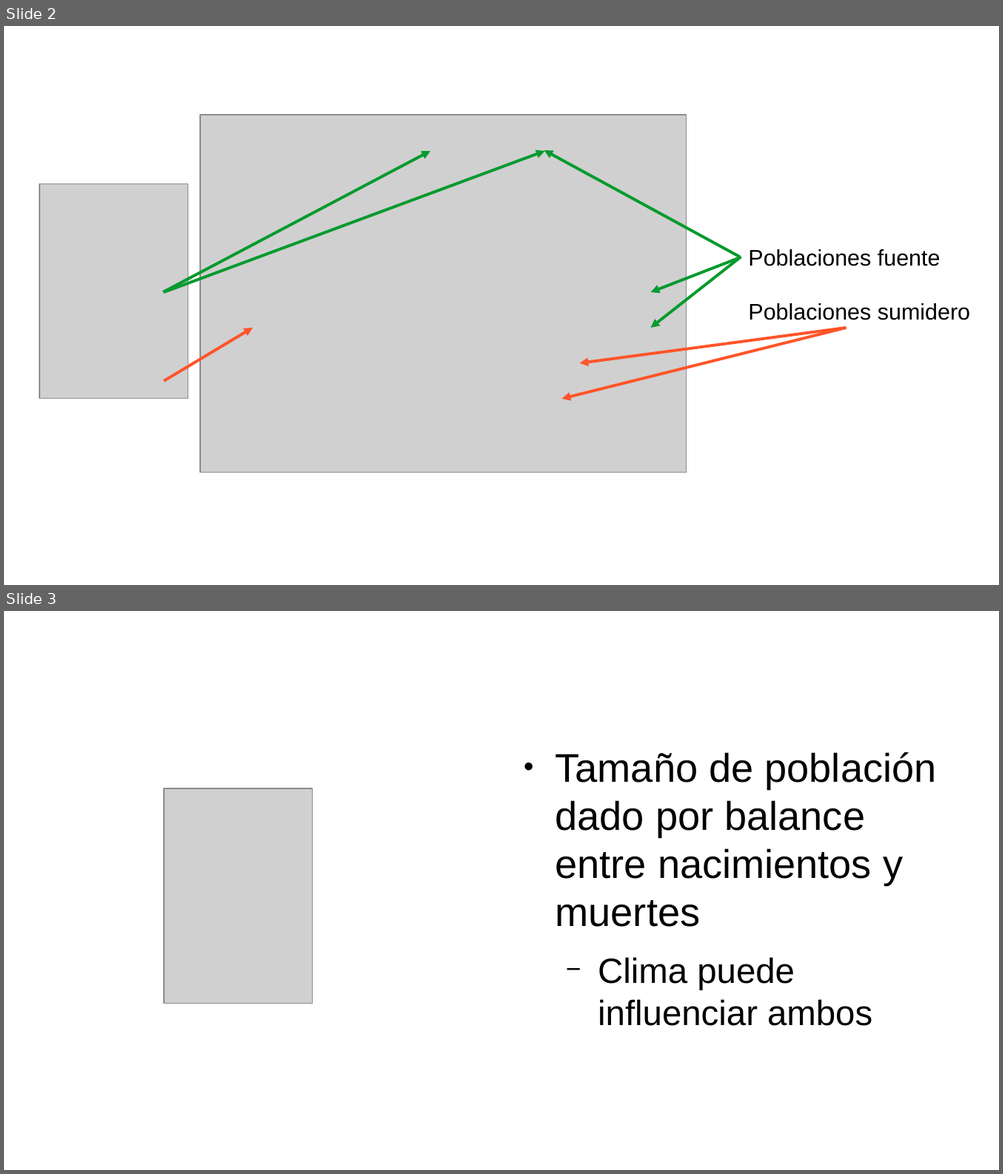
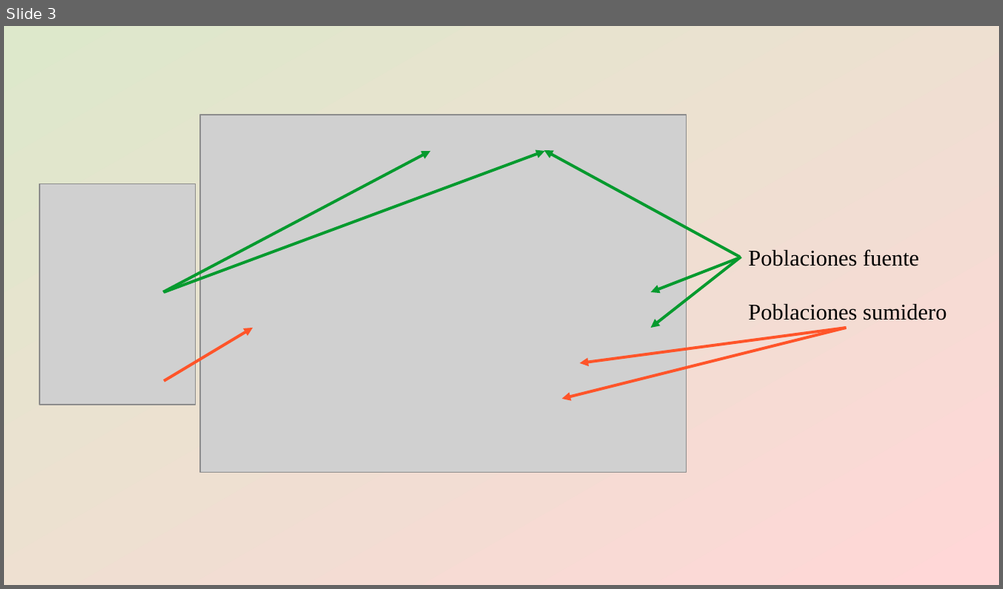
Before and after one commit to gerardommc/Ecologia-Teorica-II, a slide deck: Nicho/Caso-demografico.odp. Shown one above the other, each under a label of ours: slides 2 and 3 before the commit, slide 3 after it. The pictures are 1003x1174 and 1003x589 pixels, drawn with LibreOffice and Linux fonts; fonts in the diff are those of the drawing; grey boxes stand for pictures. Boxes give left, top, right and bottom in pixels: in the first picture for what was removed or moved away, otherwise in the second. Text is boxed around its words. In the diff, an @@ line names an element or a change of style, - is before the commit and + after.

```diff
--- a/Nicho/Caso-demografico.odp
+++ b/Nicho/Caso-demografico.odp
@@ slide 3 removed at [4, 611, 999, 1170], background #FFFFFF @@
@@ text removed at [555, 752, 936, 1026] @@
-● Tamaño de población dado por balance entre nacimientos y muertes
-  − Clima puede influenciar ambos
@@ picture removed at [164, 789, 313, 1004] @@
@@ what was slide 2 is now slide 3 @@
@@ slide 3 changed as well @@
@@ background #FFFFFF to gradient #DDE8CB to #FFD7D7 @@
@@ picture: place and size @@
-picture at [40, 184, 188, 399]
+picture at [40, 184, 196, 405]
@@ text "Poblaciones fuente" at [748, 249, 946, 321]: font Arial to Times New Roman @@
```
Also in this commit, not shown: 20 other slides changed, 2 slides added, 4 other files.
